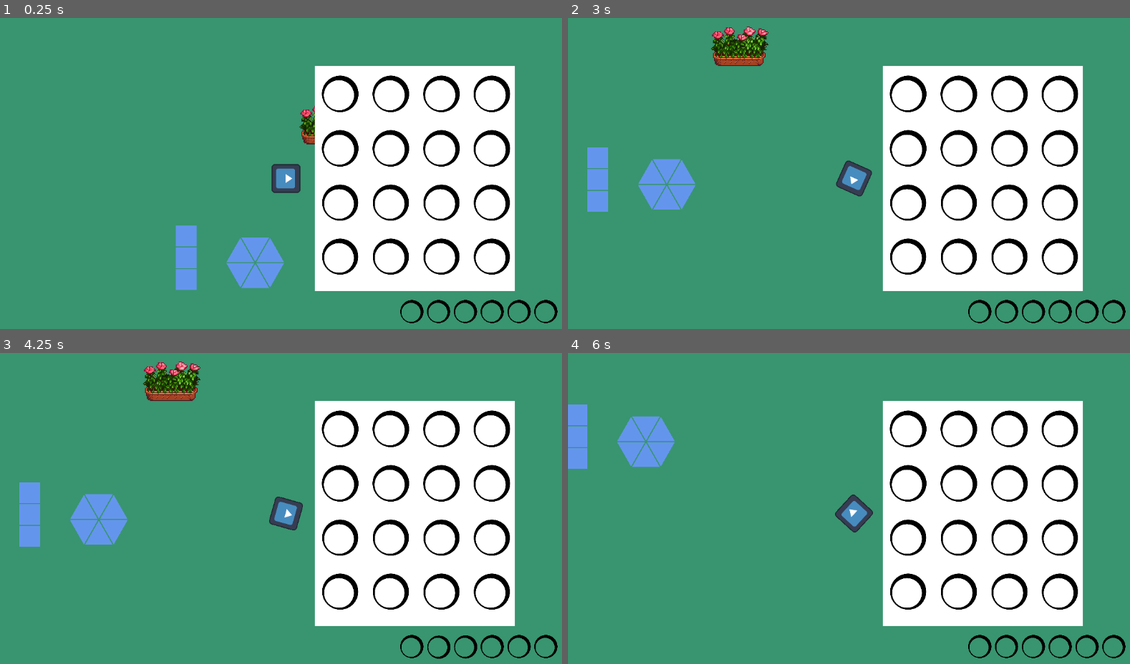
Above: before the commit, frames 1-4 (two rows, left to right).
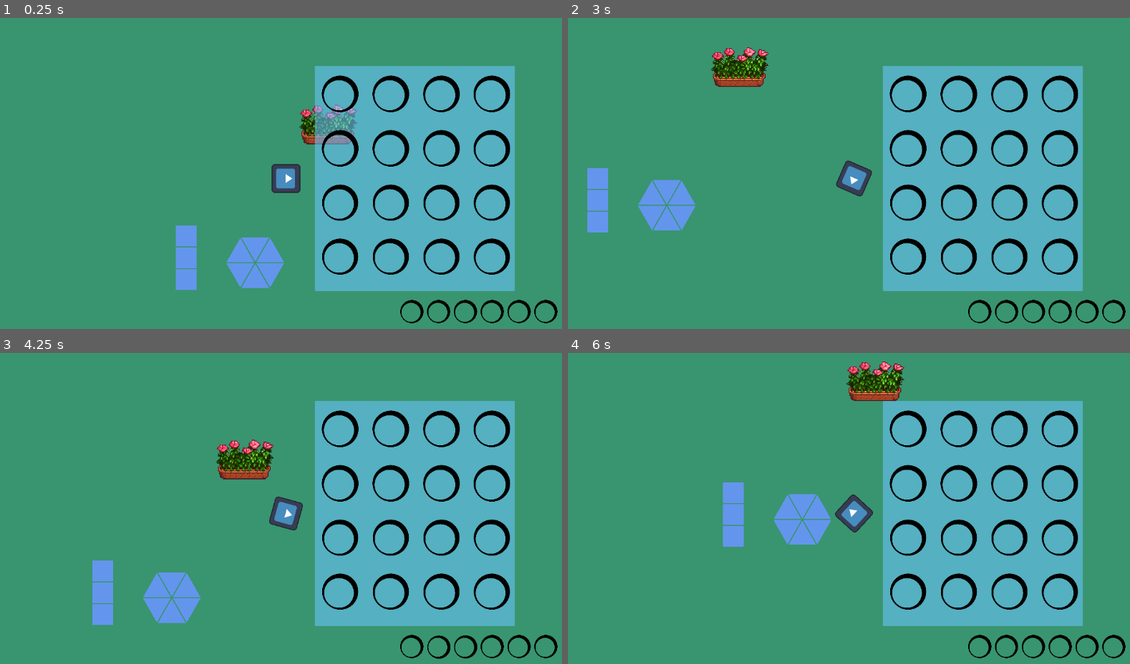
Above: after the commit, the same moments.

Repository: TheodoreVrel/DreamGarden
Game: Godot game, scene res://Scenes/GameManager/GameManager.tscn
Two runs of this game, one before a commit and one after it. Both use one fixed random seed, a clock stepped at 60 frames per second and the inputs below. The engine's default icon, where the game draws it, is replaced by a stand-in: a white triangle on a blue panel in a dark square.
Inputs (mouse positions are in pixels of both pictures, inside the frame that each line leads up to):
- Up to frame 1 (0.25 s): no input
- Up to frame 2 (3 s): move the mouse to (978, 161) at 0.52 s; hold D (move_right) 0.53-1.28 s; click (978, 161) at 0.6 s; tap Mouse wheel down (scroll_down) at 0.8, 1.35 s; move the mouse to (742, 195) at 1.27 s; hold S (move_down) 1.28-2.03 s; tap Mouse wheel up (scroll_up) at 1.55, 2.1 s; move the mouse to (910, 108) at 2.02 s; hold D (move_right) 2.03-2.78 s; click (910, 108) at 2.3 s; move the mouse to (826, 241) at 2.77 s; hold Z (move_up, bound only after the commit) from 2.78 s (still down); click (826, 241) at 2.85 s
- Up to frame 3 (4.25 s): tap Mouse wheel down (scroll_down) at 3.05, 3.6 s; move the mouse to (455, 561) at 3.52 s; release Z (move_up, bound only after the commit) at 3.53 s; hold Q (move_left, bound only after the commit) from 3.53 s (still down); tap Mouse wheel up (scroll_up) at 3.8 s
- Up to frame 4 (6 s): move the mouse to (680, 464) at 4.27 s; tap Mouse wheel up (scroll_up) at 4.35 s; click (680, 464) at 4.55 s; move the mouse to (882, 514) at 5.02 s; release Q (move_left, bound only after the commit) at 5.03 s; hold S (move_down) 5.03-5.78 s; click (882, 514) at 5.1 s; tap Mouse wheel down (scroll_down) at 5.3, 5.85 s; move the mouse to (770, 433) at 5.77 s; hold D (move_right) from 5.78 s (still down)

The runs differ from the first frame. In frame 1, 23% of the frame differs, in the area x 55-92%, y 15-88%; in frame 2, 27%; in frame 3, 29%, in the area x 3-92%, y 2-88%; in frame 4, 28%.
Error after the commit: Invalid access to property or key 'flower_in_slot' on a base object of type 'VBoxContainer (InventorySlot)'. (res://Scenes/ShopGrid/ShopGrid.gd:23)

Commit message:
refacto selection, selection by click

Diff:
--- a/Scenes/GameManager/GameManager.gd
+++ b/Scenes/GameManager/GameManager.gd
@@ -5,6 +5,7 @@
 @onready var inventory = $CanvasLayer/Inventory
 @onready var player = $Player
 @onready var npc = $Sandman
+@onready var shopUI = $CanvasLayer/ShopGrid
 
 
 
@@ -20,6 +21,7 @@
 	inventory.connect("new_seed_selected", on_new_seed_selected)
 	inventory.connect("seeds_emptied", on_seeds_emptied)
 	npc.connect("give_flower_to_player", on_seed_gain)
+	shopUI.connect("bought_flower", on_seed_buy)
 
 
 func on_cast_hit_object(obj: Node):
@@ -76,3 +78,7 @@
 	#for i in range(stats.size()):
 		#print("stat  ", i, "   ", stat_names[i], " ", stat_values[i])
 	gardenUI.update_all_stats(stat_values)
+
+func on_seed_buy(flower: Flower):
+	#separate in case I add an economy
+	on_seed_gain(flower, 1)
--- a/Scenes/GameManager/GameManager.tscn
+++ b/Scenes/GameManager/GameManager.tscn
@@ -23,11 +23,12 @@
 
 [node name="CanvasLayer" type="CanvasLayer" parent="."]
 
-[node name="Inventory" parent="CanvasLayer" instance=ExtResource("4_oyq5w")]
-
 [node name="GardenUI" parent="CanvasLayer" instance=ExtResource("6_42k4s")]
+mouse_filter = 1
 
 [node name="ShopGrid" parent="CanvasLayer" instance=ExtResource("7_iatum")]
+
+[node name="Inventory" parent="CanvasLayer" instance=ExtResource("4_oyq5w")]
 
 [node name="Sandman" parent="." instance=ExtResource("6_tqowy")]
 position = Vector2(361, 22)
--- a/Scenes/Inventory/Inventory.gd
+++ b/Scenes/Inventory/Inventory.gd
@@ -5,7 +5,9 @@
 
 var slot_packed_scene : PackedScene = preload("res://Scenes/Inventory/InventorySlot.tscn")
 var inventory_slot_amount : int = 6
-var selectedSlot : int = 0
+var selected_slot_int : int = 0
+var selected_slot : InventorySlot
+var hovered_slot: InventorySlot
 
 @onready var container = $HBoxContainer
 
@@ -17,44 +19,62 @@
 	for slot in range(inventory_slot_amount):
 		var new_slot = slot_packed_scene.instantiate()
 		container.add_child(new_slot)
+		new_slot.connect("hovered", on_inventory_slot_hovered)
 		#select_slot(slot, true)
 		#deselect_slot(slot)
-	select_slot(selectedSlot, true)
+	select_slot_from_position(selected_slot_int, true)
 
 func _process(delta):
 	if Input.is_action_just_pressed("scroll_up"):
 		scroll_select(false)
 	if Input.is_action_just_pressed("scroll_down"):
 		scroll_select(true)
+	if Input.is_action_just_released("left_click") and hovered_slot:
+		click_select()
+		print("Clicked Slot: ", hovered_slot)
 
 func scroll_select(down : bool):
-	deselect_slot(selectedSlot)
+	deselect_slot_from_position(selected_slot_int)
 	if down:
-		if selectedSlot == inventory_slot_amount - 1:
-			selectedSlot = 0
-		else: selectedSlot += 1
-		select_slot(selectedSlot, true)
+		if selected_slot_int == inventory_slot_amount - 1:
+			selected_slot_int = 0
+		else: selected_slot_int += 1
+		select_slot_from_position(selected_slot_int, true)
 	else:
-		if selectedSlot == 0:
-			selectedSlot = inventory_slot_amount - 1
-		else: selectedSlot -= 1
-		select_slot(selectedSlot, false)
+		if selected_slot_int == 0:
+			selected_slot_int = inventory_slot_amount - 1
+		else: selected_slot_int -= 1
+		select_slot_from_position(selected_slot_int, false)
+func click_select():
+	deselect_slot_from_position(selected_slot_int)
+	select_slot(hovered_slot)
+	selected_slot_int = get_slot_position(selected_slot)
 
 
-func select_slot(slot: int, from_right: bool):
-	container.get_child(slot).select(from_right)
+func select_slot_from_position(slot: int, from_right: bool):
+	select_slot(container.get_child(slot), from_right)
+	pass
+func select_slot(slot: InventorySlot, from_right: bool = true):
+	slot.select(from_right)
 	var selected_flower
-	if container.get_child(slot).slotted_flower:
+	if slot.slotted_flower:
 		selected_flower = get_selected_flower()
 	if selected_flower:
 		#print("kkkkkkkkkkkkkkkkkkkkkkkkkkkkkkkkkkkkkkkkkkkkkkkkkkkk", selected_flower)
 		new_seed_selected.emit(selected_flower)
 	#container.get_child(slot).find_child("Label").position.y = 69
+	selected_slot = slot
 
-func deselect_slot(slot: int):
-	container.get_child(slot).deselect()
+func deselect_slot_from_position(slot: int):
+	deselect_slot(container.get_child(slot))
 	#container.get_child(slot).find_child("Label").position.y = 48
+func deselect_slot(slot: InventorySlot):
+	slot.deselect()
 
+func get_slot_position(slot: InventorySlot):
+	for i in range(container.get_child_count()):
+		if container.get_child(i) == slot:
+			return i
 
 
 
@@ -65,10 +85,11 @@
 	if empty_slot == null:
 		empty_slot = get_first_empty_slot()
 
-	empty_slot.slotted_flower = flower
-	empty_slot.slotted_flower.growth_stage = -1
-	empty_slot.seed_amount += 1
-	empty_slot.update_flower_texture_rect()
+	#empty_slot.slotted_flower = flower
+	#empty_slot.slotted_flower.growth_stage = -1
+	#empty_slot.seed_amount += 1
+	#empty_slot.update_flower_texture_rect()
+	empty_slot.add_flower_to_slot(flower)
 	set_slot_amount(empty_slot)
 
 	if empty_slot.currently_selected:
@@ -97,26 +118,23 @@
 		lab.text = ""
 
 func remove_flower(all: bool = false):
-	#print("removing from ", container.get_child(selectedSlot).seed_amount)
-	if !all:
-		container.get_child(selectedSlot).seed_amount -= 1
-		#print("removed 1")
-		if container.get_child(selectedSlot).seed_amount == 0:
-			remove_all_flowers_from_slot(selectedSlot)
-			#print("removed last")
-		set_slot_amount(container.get_child(selectedSlot))
-	else:
-		container.get_child(selectedSlot).seed_amount = 0
-		remove_all_flowers_from_slot(selectedSlot)
-		#print("removed all")
+	container.get_child(selected_slot_int).remove_flower(all)
+	set_slot_amount(container.get_child(selected_slot_int))
+	if container.get_child(selected_slot_int).seed_amount == 0:
+		seeds_emptied.emit()
 
 func remove_all_flowers_from_slot(slot: int):
-	container.get_child(selectedSlot).slotted_flower = null
-	container.get_child(selectedSlot).update_flower_texture_rect()
-	seeds_emptied.emit()
+	container.get_child(selected_slot_int).remove_all_flowers_from_slot()
+
 
 func get_selected_flower():
-	return container.get_child(selectedSlot).slotted_flower
+	return container.get_child(selected_slot_int).slotted_flower
 
 func swap_flowers(index1: int, index2: int):
 	pass
+
+
+func on_inventory_slot_hovered(slot):
+	print("inventory slot to hover : ", slot)
+	hovered_slot = slot
+	print("slot now hovered = ", slot)
--- a/Scenes/Inventory/Inventory.tscn
+++ b/Scenes/Inventory/Inventory.tscn
@@ -25,3 +25,4 @@
 offset_bottom = -0.320007
 grow_horizontal = 2
 grow_vertical = 2
+mouse_filter = 2
--- a/Scenes/Inventory/InventorySlot.gd
+++ b/Scenes/Inventory/InventorySlot.gd
@@ -18,6 +18,7 @@
 	size_flags_stretch_ratio = 2
 	$TextureRectBox.rotate_selected(from_right)
 	find_child("Label").position.y += 69
+	#print(self)
 
 func deselect():
 	size = Vector2(50,50)
@@ -42,3 +43,27 @@
 	#print(self)
 func _on_mouse_exited():
 	hovered.emit(null)
+
+
+func add_flower_to_slot(flower: Flower):
+	slotted_flower = flower
+	slotted_flower.growth_stage = -1
+	seed_amount += 1
+	update_flower_texture_rect()
+	pass
+
+func remove_flower(all: bool = false):
+	#print("removing from ", container.get_child(selectedSlot).seed_amount)
+	if !all:
+		seed_amount -= 1
+		#print("removed 1")
+		if seed_amount == 0:
+			remove_all_flowers_from_slot()
+			#print("removed last")
+	else:
+		seed_amount = 0
+		remove_all_flowers_from_slot()
+		#print("removed all")
+func remove_all_flowers_from_slot():
+	slotted_flower = null
+	update_flower_texture_rect()
--- a/Scenes/ShopGrid/ShopGrid.gd
+++ b/Scenes/ShopGrid/ShopGrid.gd
@@ -1,12 +1,23 @@
 extends Control
 
 
+var hovered_slot : InventorySlot
 
+signal bought_flower
 
 func _ready():
 	for slot in find_child("Grid").get_children():
 		slot.connect("hovered", on_area_entered)
 
+func _process(delta):
+	if Input.is_action_just_released("left_click") and hovered_slot:
+		clicked_on_slot()
+	pass
 
 func on_area_entered(slot):
-	print("i", slot)
+	hovered_slot = slot
+	#print("i", slot)
+
+func clicked_on_slot():
+	hovered_slot.remove_flower()
+	bought_flower.emit(hovered_slot.flower_in_slot)
--- a/Scenes/ShopGrid/shop_grid.tscn
+++ b/Scenes/ShopGrid/shop_grid.tscn
@@ -18,6 +18,8 @@
 anchor_bottom = 1.0
 grow_horizontal = 2
 grow_vertical = 2
+mouse_filter = 2
+color = Color(0.419608, 0.768627, 1, 0.568627)
 
 [node name="Grid" type="GridContainer" parent="."]
 layout_mode = 1
--- a/project.godot
+++ b/project.godot
@@ -19,12 +19,12 @@
 
 move_up={
 "deadzone": 0.5,
-"events": [Object(InputEventKey,"resource_local_to_scene":false,"resource_name":"","device":-1,"window_id":0,"alt_pressed":false,"shift_pressed":false,"ctrl_pressed":false,"meta_pressed":false,"pressed":false,"keycode":0,"physical_keycode":87,"key_label":0,"unicode":122,"echo":false,"script":null)
+"events": [Object(InputEventKey,"resource_local_to_scene":false,"resource_name":"","device":0,"window_id":0,"alt_pressed":false,"shift_pressed":false,"ctrl_pressed":false,"meta_pressed":false,"pressed":false,"keycode":90,"physical_keycode":0,"key_label":0,"unicode":0,"echo":false,"script":null)
 ]
 }
 move_left={
 "deadzone": 0.5,
-"events": [Object(InputEventKey,"resource_local_to_scene":false,"resource_name":"","device":-1,"window_id":0,"alt_pressed":false,"shift_pressed":false,"ctrl_pressed":false,"meta_pressed":false,"pressed":false,"keycode":0,"physical_keycode":65,"key_label":0,"unicode":113,"echo":false,"script":null)
+"events": [Object(InputEventKey,"resource_local_to_scene":false,"resource_name":"","device":-1,"window_id":0,"alt_pressed":false,"shift_pressed":false,"ctrl_pressed":false,"meta_pressed":false,"pressed":false,"keycode":81,"physical_keycode":0,"key_label":0,"unicode":113,"echo":false,"script":null)
 ]
 }
 move_down={
